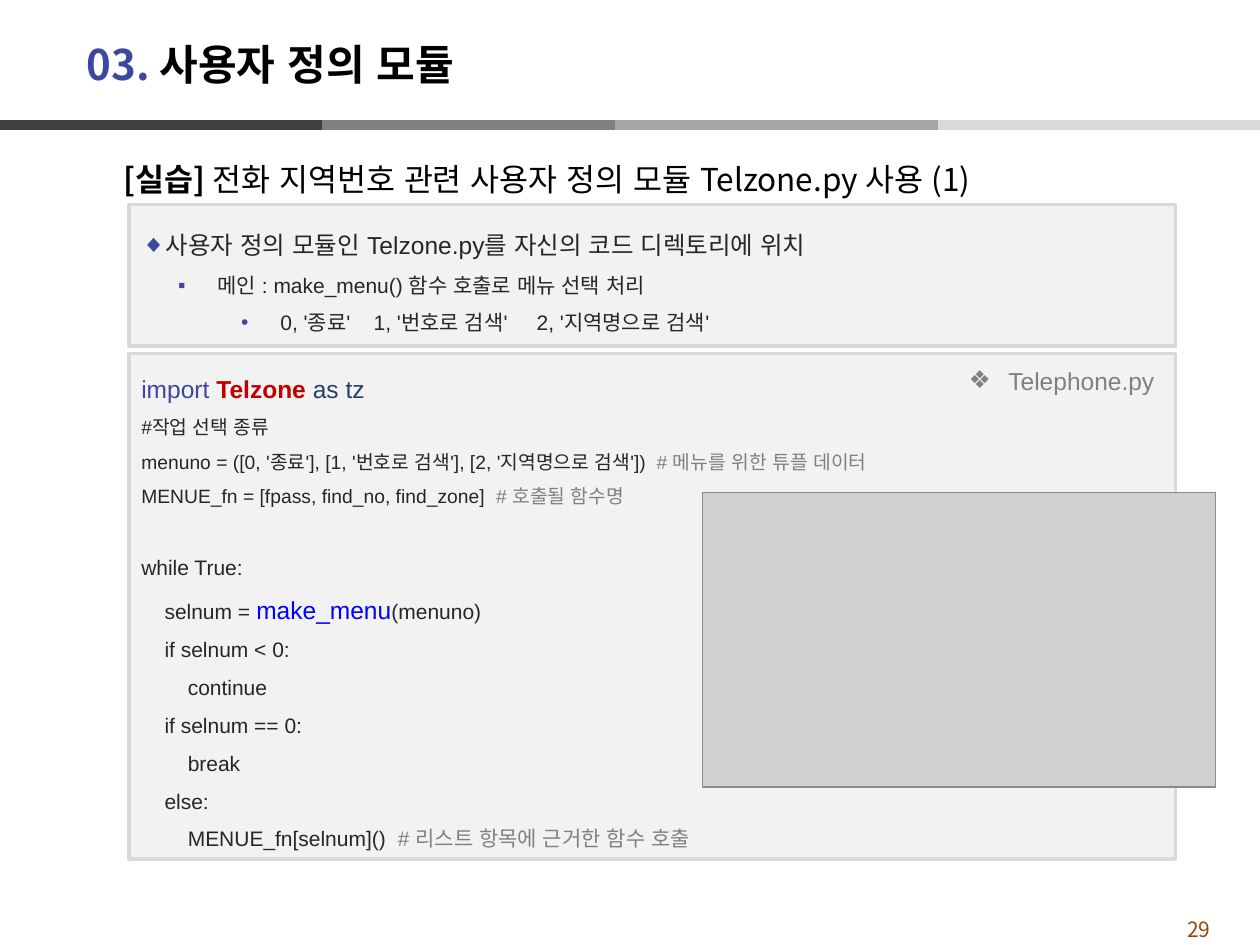
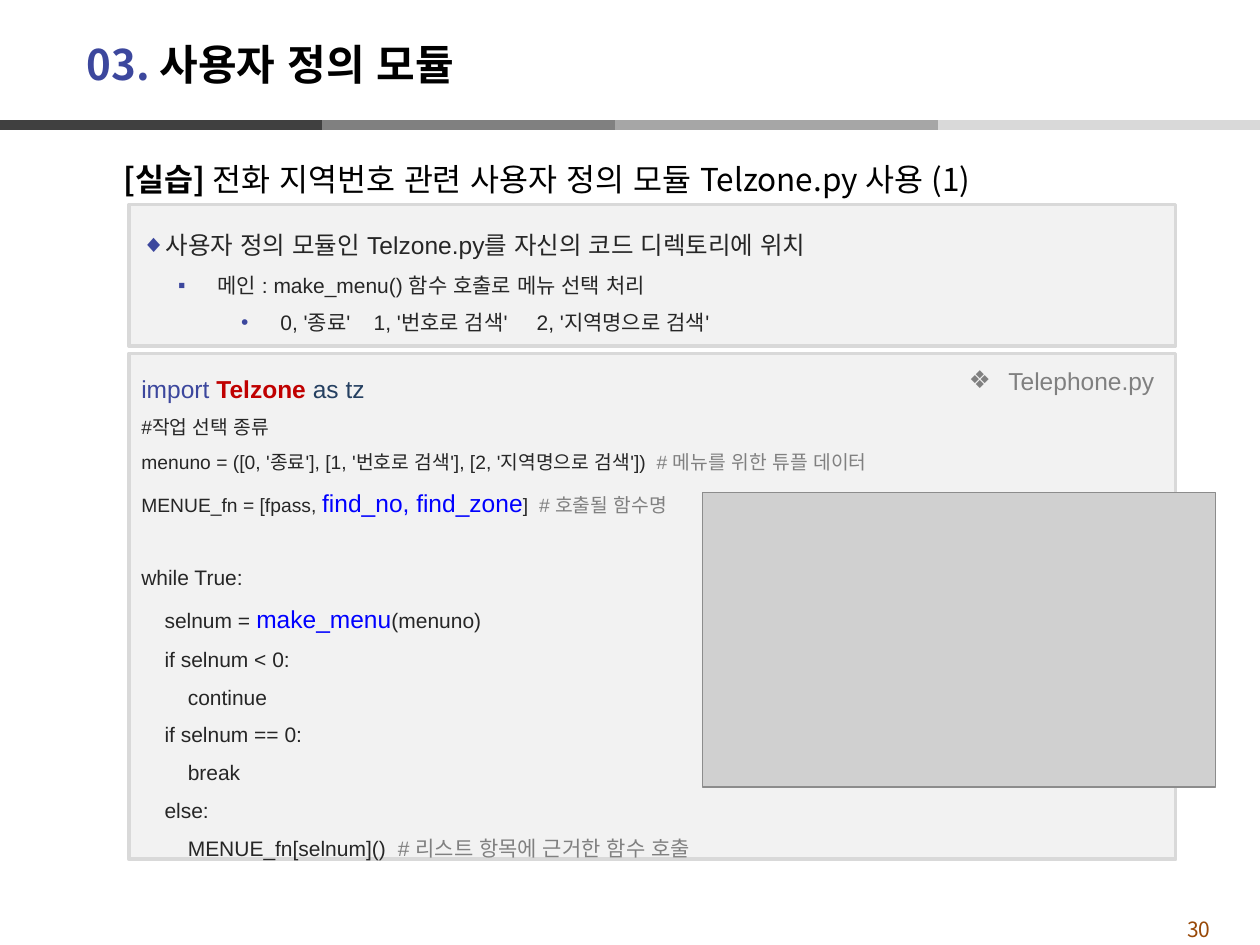
Before and after one commit to dndxor/BCPy, a slide deck: slide 30 of Ch12_모듈.pptx (slide 29 before the commit). Drawn at 1260x945 pixels with LibreOffice and Linux fonts; fonts in the diff are those of the drawing; grey boxes stand for pictures. Boxes give left, top, right and bottom in pixels: in the first picture for what was removed or moved away, otherwise in the second. Text is boxed around its words. In the diff, an @@ line names an element or a change of style, - is before the commit and + after.

```diff
--- a/Ch12_모듈.pptx
+++ b/Ch12_모듈.pptx
@@ text in rectangle at [141, 494, 667, 517]: size 11 to 14 pt, text colour #262626 to #0000FF in "find_no, find_zone]" @@
@@ page number at [1187, 921, 1210, 938]: text changed @@
-29
+30
```
Also in this commit, not shown: 1 slide added, 42 other files.
